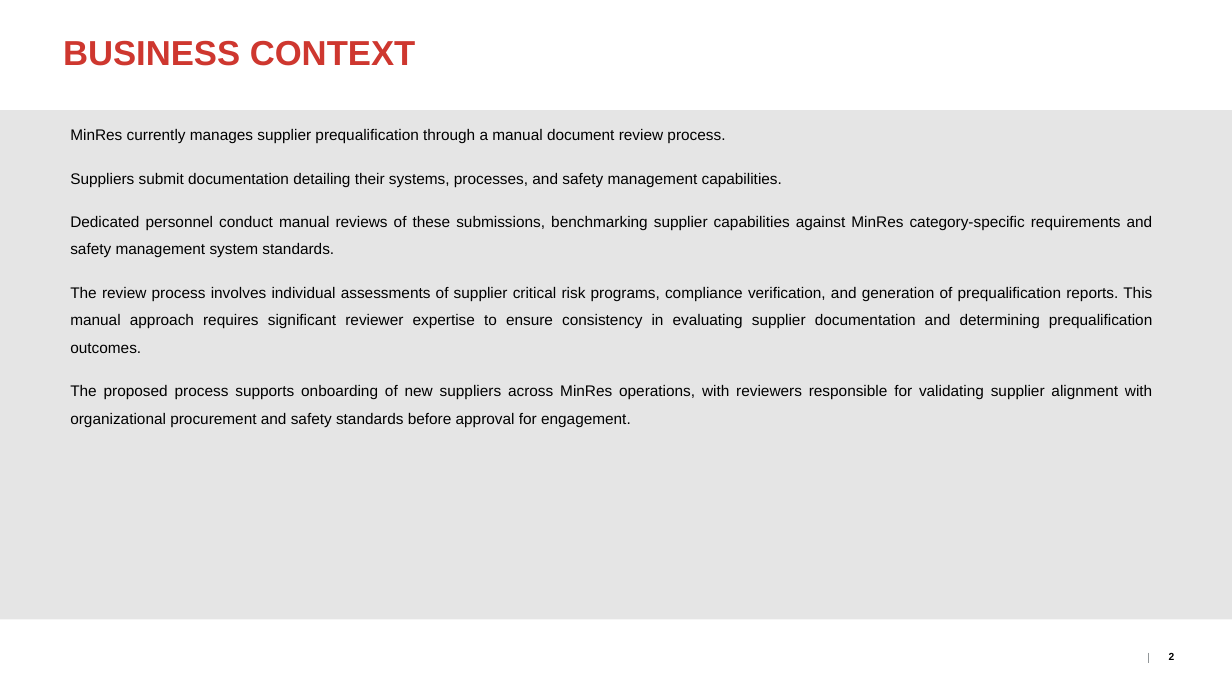
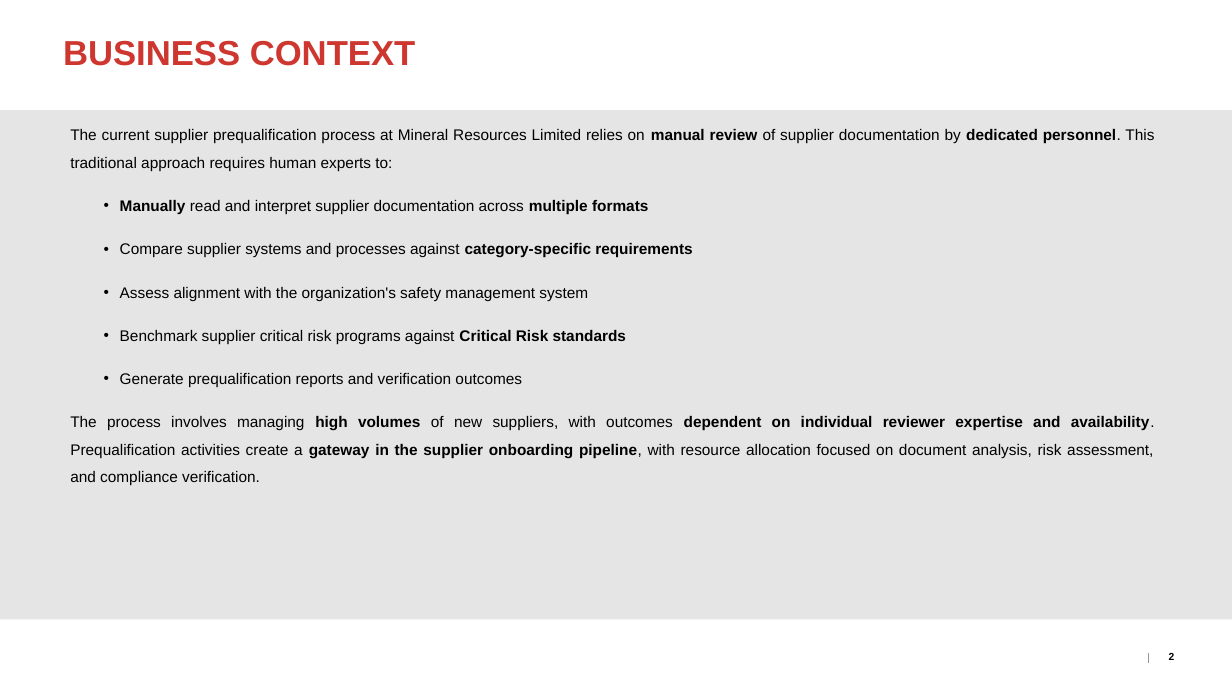
Before and after one commit to ChrisP-MRL/sponsor-brief-requirements-extractor, a slide deck: slide 2 of .claude/skills/code-review/templates/PRJ-Sponsor Brief.pptx. Drawn at 1232x693 pixels with LibreOffice and Linux fonts; fonts in the diff are those of the drawing; background and template pictures are left out. Boxes give left, top, right and bottom in pixels: in the first picture for what was removed or moved away, otherwise in the second. Text is boxed around its words. In the diff, an @@ line names an element or a change of style, - is before the commit and + after.

```diff
--- a/.claude/skills/code-review/templates/PRJ-Sponsor Brief.pptx
+++ b/.claude/skills/code-review/templates/PRJ-Sponsor Brief.pptx
@@ text at (70,129,1155,486): text changed @@
-MinRes currently manages supplier prequalification through a manual document review process.
-Suppliers submit documentation detailing their systems, processes, and safety management capabilities.
-Dedicated personnel conduct manual reviews of these submissions, benchmarking supplier capabilities against MinRes category-specific requirements and safety management system standards.
-The review process involves individual assessments of supplier critical risk programs, compliance verification, and generation of prequalification reports. This manual approach requires significant reviewer expertise to ensure consistency in evaluating supplier documentation and determining prequalification outcomes.
-The proposed process supports onboarding of new suppliers across MinRes operations, with reviewers responsible for validating supplier alignment with organizational procurement and safety standards before approval for engagement.
+The current supplier prequalification process at Mineral Resources Limited relies on manual review of supplier documentation by dedicated personnel. This traditional approach requires human experts to:
+    • Manually read and interpret supplier documentation across multiple formats
+    • Compare supplier systems and processes against category-specific requirements
+    • Assess alignment with the organization's safety management system
+    • Benchmark supplier critical risk programs against Critical Risk standards
+    • Generate prequalification reports and verification outcomes
+The process involves managing high volumes of new suppliers, with outcomes dependent on individual reviewer expertise and availability. Prequalification activities create a gateway in the supplier onboarding pipeline, with resource allocation focused on document analysis, risk assessment, and compliance verification.
```
Also in this commit, not shown: 8 other slides changed, 13 other files.
